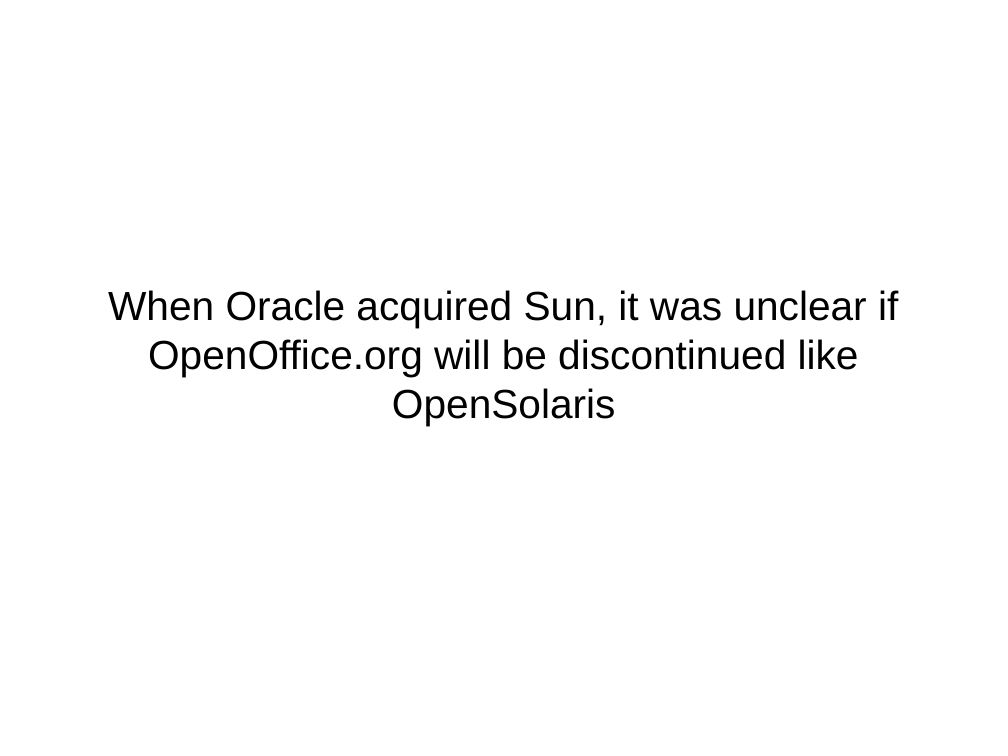
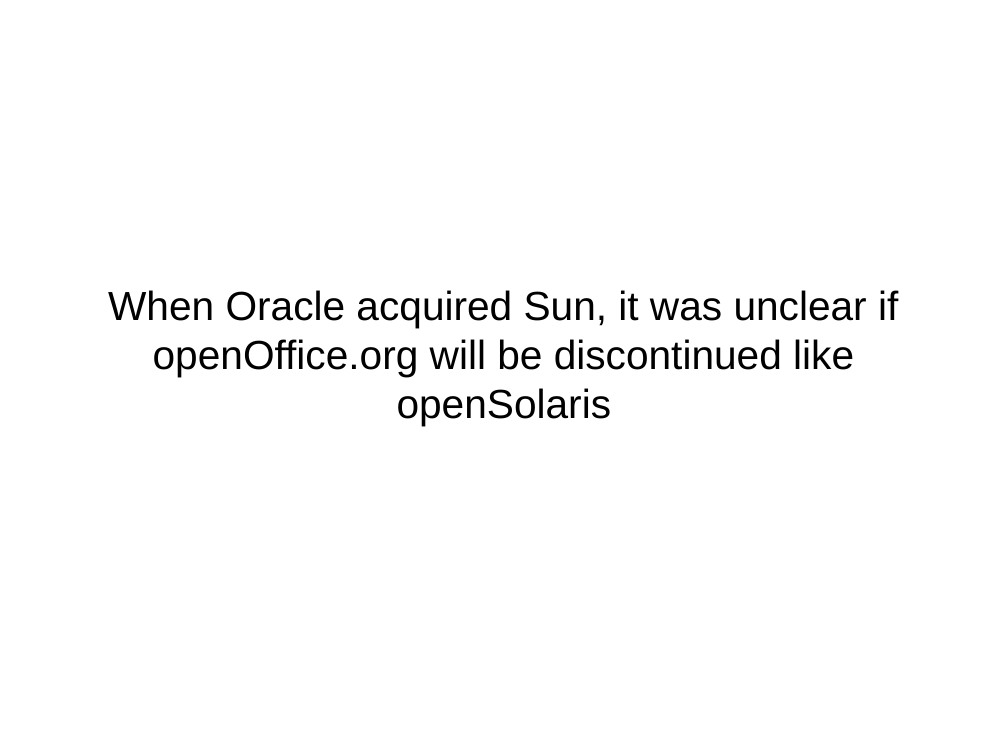
Before and after one commit to rebahozkoc/libreofficepythonmacros, a slide deck: slide 19 of impress_example.odp. Drawn at 1008x756 pixels with LibreOffice and Linux fonts; fonts in the diff are those of the drawing. Boxes give left, top, right and bottom in pixels: in the first picture for what was removed or moved away, otherwise in the second. Text is boxed around its words. In the diff, an @@ line names an element or a change of style, - is before the commit and + after.

```diff
--- a/impress_example.odp
+++ b/impress_example.odp
@@ subtitle at (x1=108, y1=290, x2=898, y2=425): text changed @@
-When Oracle acquired Sun, it was unclear if OpenOffice.org will be discontinued like OpenSolaris
+When Oracle acquired Sun, it was unclear if openOffice.org will be discontinued like openSolaris
```
Also in this commit, not shown: 12 other slides changed, 5 other files.
